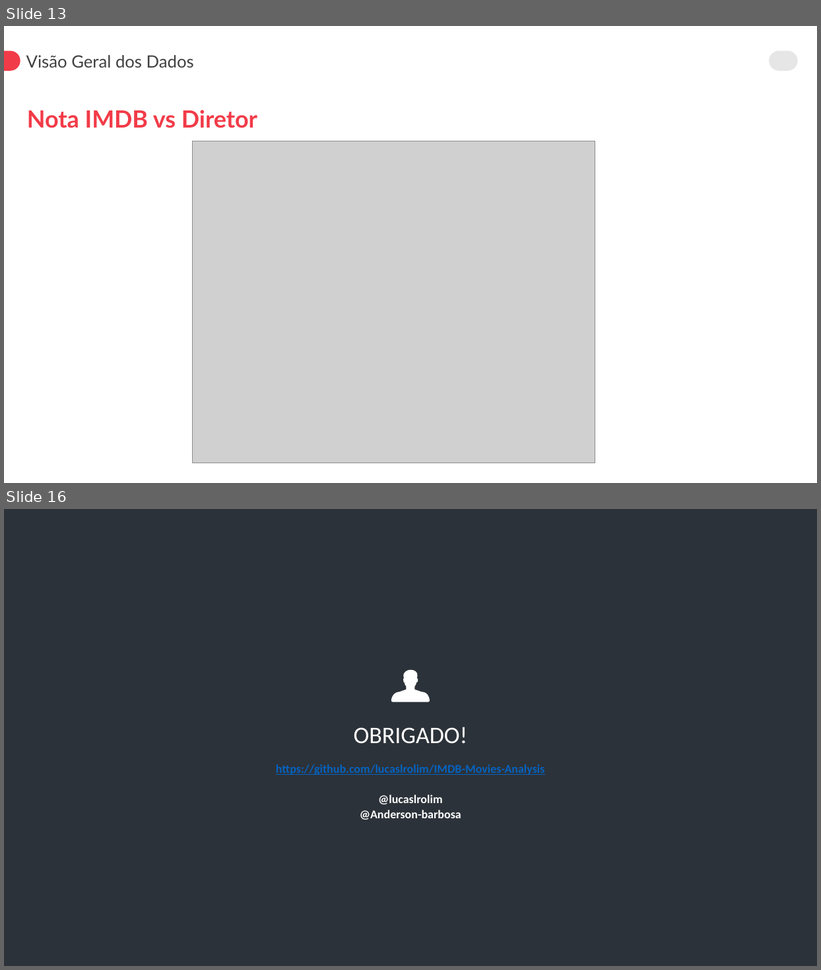
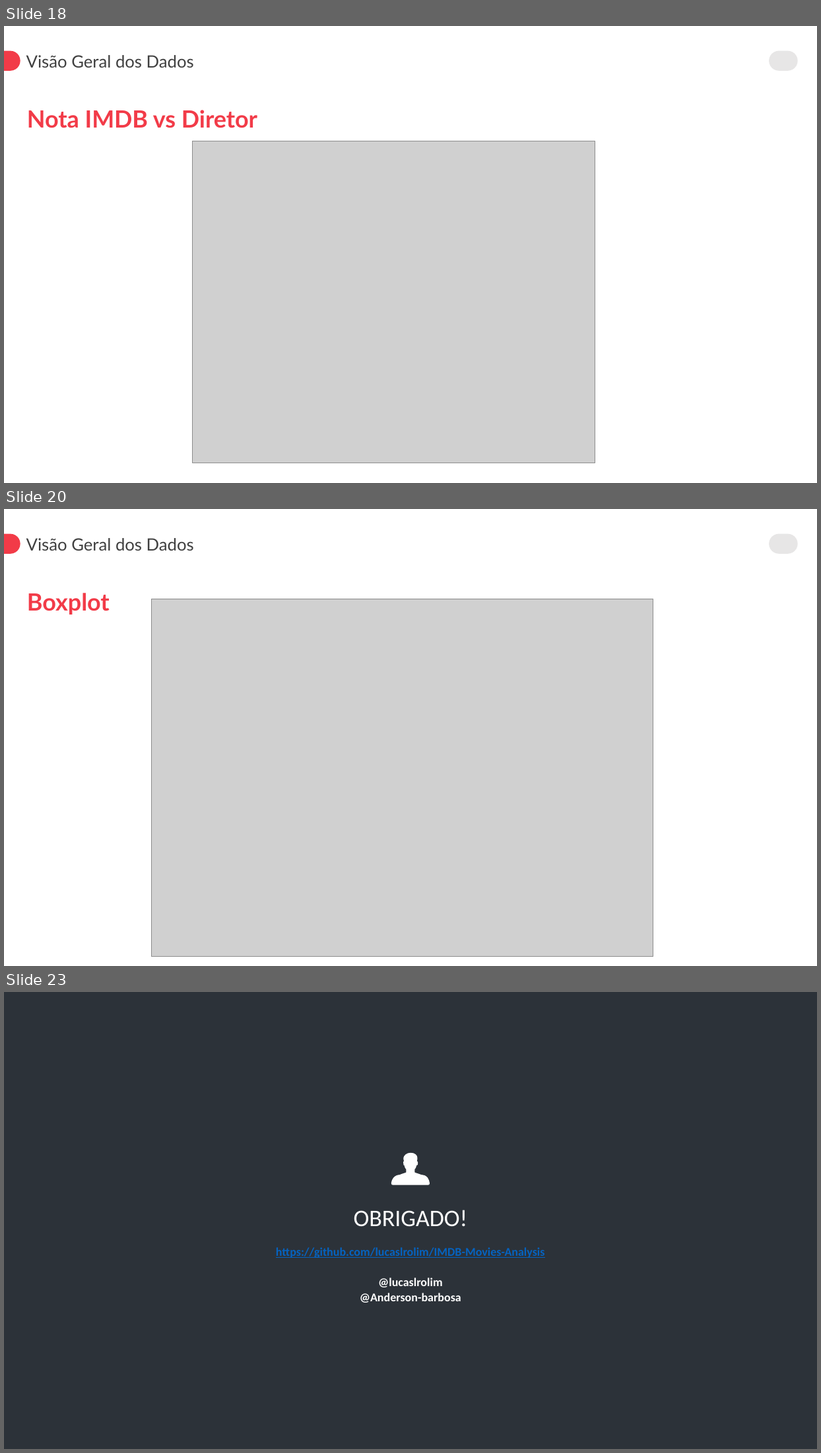
Before and after one commit to lucaslrolim/IMDB-Movies-Analysis, a slide deck: Apresentação.pptx. Shown one above the other, each under a label of ours: slides 13 and 16 before the commit, slides 18, 20 and 23 after it; the slides between them are not shown. The pictures are 821x970 and 821x1453 pixels, drawn with LibreOffice and Linux fonts; fonts in the diff are those of the drawing; grey boxes stand for pictures. Boxes give left, top, right and bottom in pixels: in the first picture for what was removed or moved away, otherwise in the second. Text is boxed around its words. In the diff, an @@ line names an element or a change of style, - is before the commit and + after.

Commit message:
boxplot e histogramas

```diff
--- a/Apresentação.pptx
+++ b/Apresentação.pptx
@@ slide 20 added at <box>4,509,817,966</box>, background #FFFFFF; not listed: 2 template elements that a slide beside it also shows @@
@@ text added at <box>26,538,194,551</box>, 20 pt, text #404040 @@
+Visão Geral dos Dados
@@ text added at <box>27,593,110,615</box>, 28 pt, text #F23B48, bold @@
+Boxplot
@@ picture added at <box>152,599,653,956</box> @@
@@ what was slide 13 is now slide 18 @@
@@ what was slide 16 is now slide 23 @@
```
Also in this commit, not shown: 1 slide changed, 7 other slides added, 1 slide removed, 42 other files.
